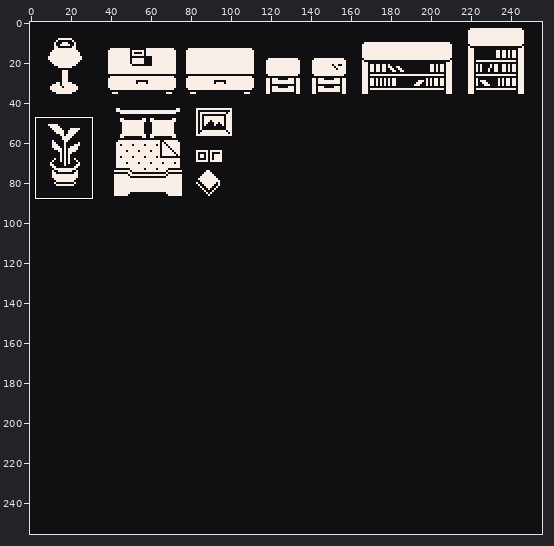
Edited in one commit: pixel-art file (Assets/Map/Decor/Props/Props.aseprite). Above, an overview of the earlier version with the close-up marked.
Close-up. The starting point:
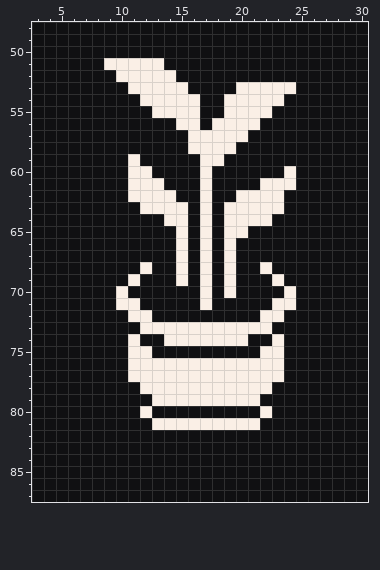
256x256 pixels, 1 frame. Shown: x 3..30, y 48..87. The commit also changed other parts of the picture, which this record leaves out.
Now the later version:
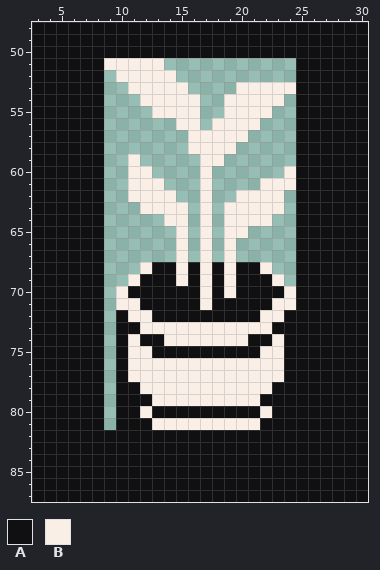
Palette (. is transparent): A #101012  B #faefe6
Difference:
--- layer "Layer 1"
@@ x 3..30 @@
 50 AAAAAAAAAAAAAAAAAAAAAAAAAAAA
-51 AAAAAABBBBBAAAAAAAAAAAAAAAAA
-52 AAAAAAABBBBBAAAAAAAAAAAAAAAA
-53 AAAAAAAABBBBBAAAABBBBBAAAAAA
-54 AAAAAAAAABBBBBAABBBBBAAAAAAA
-55 AAAAAAAAAABBBBAABBBBAAAAAAAA
-56 AAAAAAAAAAAABBABBBBAAAAAAAAA
-57 AAAAAAAAAAAAABBBBBAAAAAAAAAA
-58 AAAAAAAAAAAAABBBBAAAAAAAAAAA
-59 AAAAAAAABAAAAABBAAAAAAAAAAAA
-60 AAAAAAAABBAAAABAAAAAABAAAAAA
-61 AAAAAAAABBBAAABAAAABBBAAAAAA
-62 AAAAAAAABBBBAABAABBBBAAAAAAA
-63 AAAAAAAAABBBBABABBBBBAAAAAAA
-64 AAAAAAAAAAABBABABBBBAAAAAAAA
-65 AAAAAAAAAAAABABABBAAAAAAAAAA
-66 AAAAAAAAAAAABABABAAAAAAAAAAA
-67 AAAAAAAAAAAABABABAAAAAAAAAAA
-68 AAAAAAAAABAABABABAABAAAAAAAA
-69 AAAAAAAABAAABABABAAABAAAAAAA
-70 AAAAAAABAAAAAABABAAAABAAAAAA
-71 AAAAAAABBAAAAABAAAAABBAAAAAA
-72 AAAAAAAABBAAAAAAAAABBAAAAAAA
-73 AAAAAAAAABBBBBBBBBBBAAAAAAAA
-74 AAAAAAAABAABBBBBBBAABAAAAAAA
-75 AAAAAAAABBAAAAAAAAABBAAAAAAA
-76 AAAAAAAABBBBBBBBBBBBBAAAAAAA
-77 AAAAAAAABBBBBBBBBBBBBAAAAAAA
-78 AAAAAAAAABBBBBBBBBBBAAAAAAAA
-79 AAAAAAAAAABBBBBBBBBAAAAAAAAA
-80 AAAAAAAAABAAAAAAAAABAAAAAAAA
-81 AAAAAAAAAABBBBBBBBBAAAAAAAAA
+51 AAAAAABBBBB...........AAAAAA
+52 AAAAAA.BBBBB..........AAAAAA
+53 AAAAAA..BBBBB....BBBBBAAAAAA
+54 AAAAAA...BBBBB..BBBBB.AAAAAA
+55 AAAAAA....BBBB..BBBB..AAAAAA
+56 AAAAAA......BB.BBBB...AAAAAA
+57 AAAAAA.......BBBBB....AAAAAA
+58 AAAAAA.......BBBB.....AAAAAA
+59 AAAAAA..B.....BB......AAAAAA
+60 AAAAAA..BB....B......BAAAAAA
+61 AAAAAA..BBB...B....BBBAAAAAA
+62 AAAAAA..BBBB..B..BBBB.AAAAAA
+63 AAAAAA...BBBB.B.BBBBB.AAAAAA
+64 AAAAAA.....BB.B.BBBB..AAAAAA
+65 AAAAAA......B.B.BB....AAAAAA
+66 AAAAAA......B.B.B.....AAAAAA
+67 AAAAAA......B.B.B.....AAAAAA
+68 AAAAAA...BAABABABAAB..AAAAAA
+69 AAAAAA..BAAABABABAAAB.AAAAAA
+70 AAAAAA.BAAAAAABABAAAABAAAAAA
+71 AAAAAA.BBAAAAABAAAAABBAAAAAA
+72 AAAAAA.ABBAAAAAAAAABBAAAAAAA
+73 AAAAAA.AABBBBBBBBBBBAAAAAAAA
+74 AAAAAA.ABAABBBBBBBAABAAAAAAA
+75 AAAAAA.ABBAAAAAAAAABBAAAAAAA
+76 AAAAAA.ABBBBBBBBBBBBBAAAAAAA
+77 AAAAAA.ABBBBBBBBBBBBBAAAAAAA
+78 AAAAAA.AABBBBBBBBBBBAAAAAAAA
+79 AAAAAA.AAABBBBBBBBBAAAAAAAAA
+80 AAAAAA.AABAAAAAAAAABAAAAAAAA
+81 AAAAAA.AAABBBBBBBBBAAAAAAAAA
 82 AAAAAAAAAAAAAAAAAAAAAAAAAAAA
Changed places in both close-ups, as pixel boxes (x1, y1, x2, y2):
erased: (104, 58, 296, 430)
